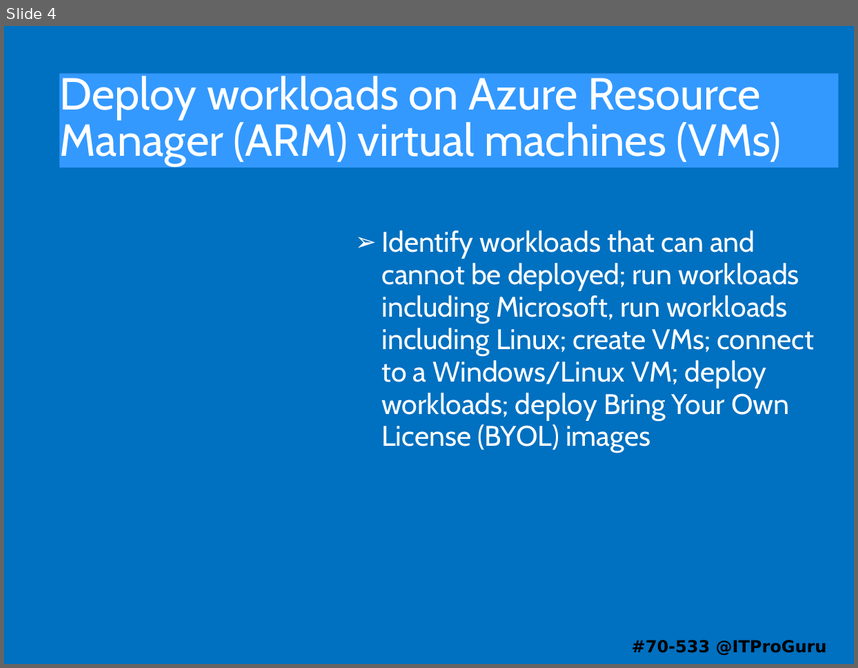
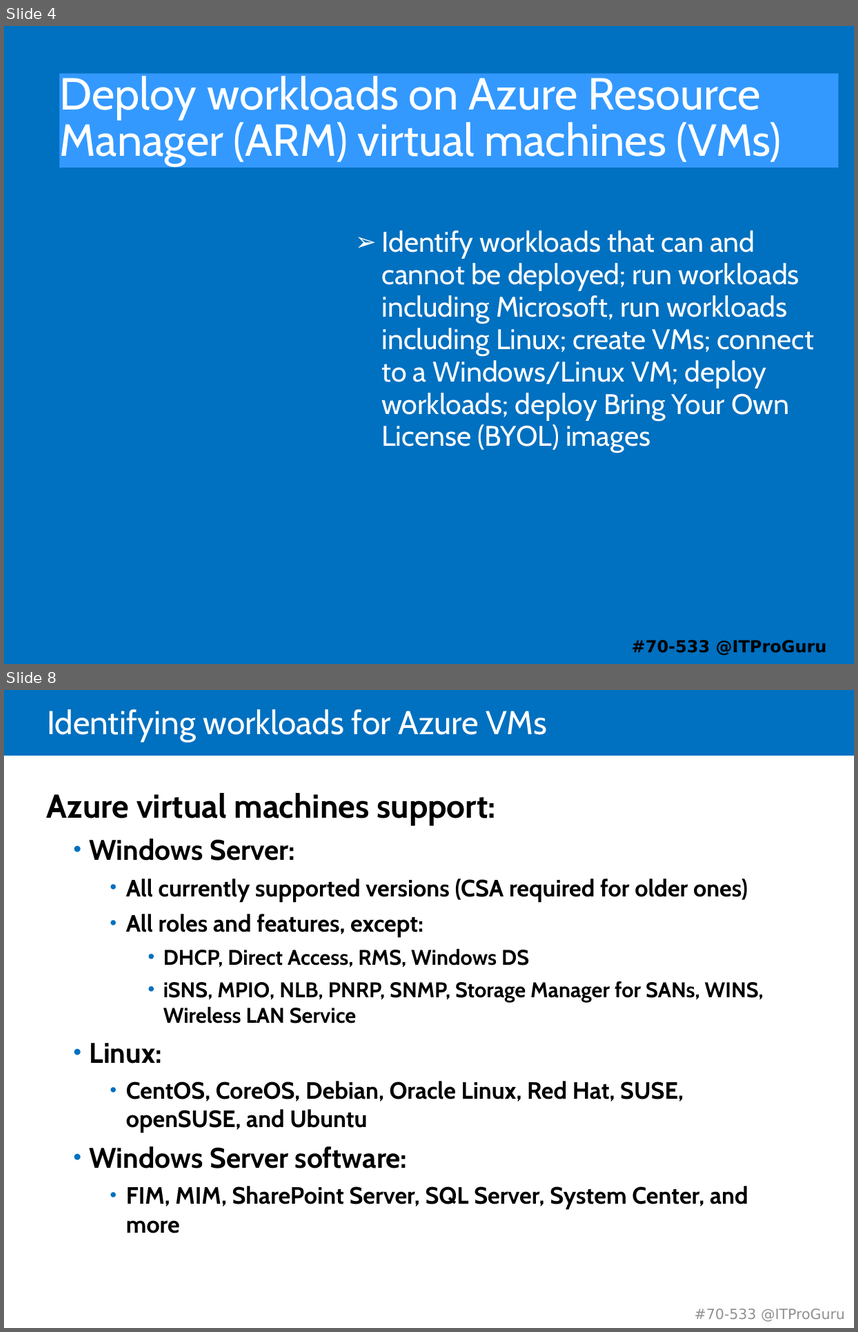
Before and after one commit to guruskill/70-533, a slide deck: 70-533-02-Compute.pptx. Shown one above the other, each under a label of ours: slide 4 before the commit, slides 4 and 8 after it; the slides between them are not shown. The pictures are 858x668 and 858x1332 pixels, drawn with LibreOffice and Linux fonts; fonts in the diff are those of the drawing. Boxes give left, top, right and bottom in pixels: in the first picture for what was removed or moved away, otherwise in the second. Text is boxed around its words. In the diff, an @@ line names an element or a change of style, - is before the commit and + after.

```diff
--- a/70-533-02-Compute.pptx
+++ b/70-533-02-Compute.pptx
@@ slide 8 added at box(4, 690, 854, 1328), background #FFFFFF @@
@@ rectangle added at box(4, 690, 854, 756), fill #0070C0 @@
@@ title added at box(47, 709, 547, 742), 28 pt, text #FFFFFF @@
+Identifying workloads for Azure VMs
@@ text added at box(47, 793, 764, 1233), 20 pt, text #000000, bold @@
+Azure virtual machines support:
+  • Windows Server:
+    • All currently supported versions (CSA required for older ones)
+    • All roles and features, except:
+      • DHCP, Direct Access, RMS, Windows DS
+      • iSNS, MPIO, NLB, PNRP, SNMP, Storage Manager for SANs, WINS, Wireless LAN Service
+  • Linux:
+    • CentOS, CoreOS, Debian, Oracle Linux, Red Hat, SUSE, openSUSE, and Ubuntu
+  • Windows Server software:
+    • FIM, MIM, SharePoint Server, SQL Server, System Center, and more
@@ text added at box(695, 1308, 845, 1321), 12 pt, text #909090 @@
+#70-533 @ITProGuru
```
Also in this commit, not shown: 2 slides changed, 69 other slides added, 4 other files.
